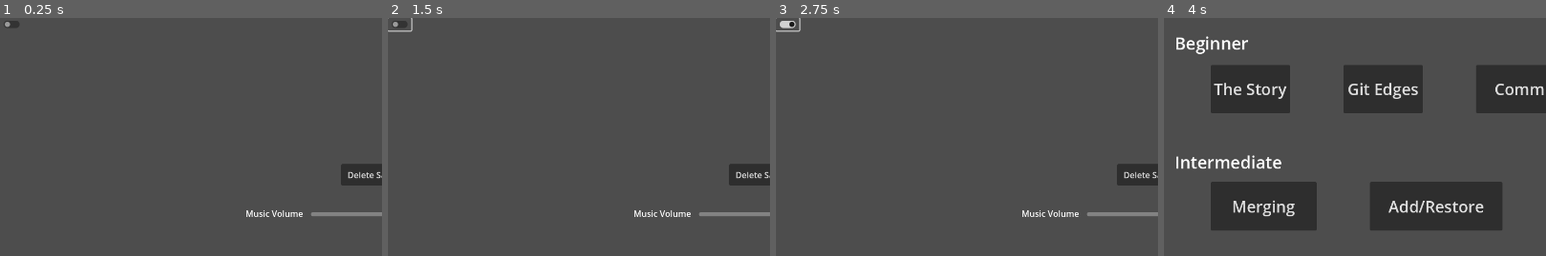
Above: before the commit, frames 1-4 (left to right).
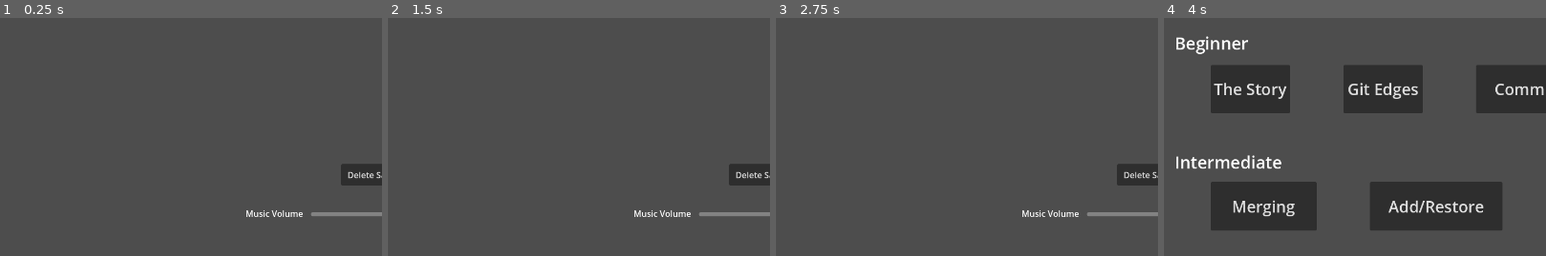
Above: after the commit, the same moments.

Repository: Gitdrasil/Gitdrasil
Game: Godot game, scene res://scenes/options.tscn
The game is run twice, just before and just after one commit, with the same random seed, the same clock (stepped at 60 frames per second) and the same inputs. This scene is started directly instead of the project's main scene.
Inputs (mouse positions are % of the whole screen's width and height, from its top left):
- Up to frame 1 (0.25 s): no input
- Up to frame 2 (1.5 s): click (2, 1) at 0.52 s; click (2, 1) at 1.27 s
- Up to frame 3 (2.75 s): click (2, 1) at 2.02 s
- Up to frame 4 (4 s): click "Return" at 2.75 s; click "Start Game" at 3.5 s
The pictures show only the part of the screen within x 0-50%, y 0-50%; the shares and areas given below are measured in that part.

The runs differ from the first frame. In frame 1, less than 0.1% of the frame differs, in the area x 1-5%, y 1-4%; in frame 2, 0.2%; in frame 3, 0.2%, in the area x 0-7%, y 0-6%; in frame 4, nothing differs.

Commit message:
removed unknown check button

Diff:
--- a/prat/new-game-project/scenes/options.tscn
+++ b/prat/new-game-project/scenes/options.tscn
@@ -112,11 +112,6 @@
 offset_bottom = 317.0
 text = "Delete Savefile"
 
-[node name="CheckButton" type="CheckButton" parent="."]
-layout_mode = 0
-offset_right = 44.0
-offset_bottom = 24.0
-
 [node name="confirm_delete" type="Button" parent="."]
 visible = false
 layout_mode = 0
